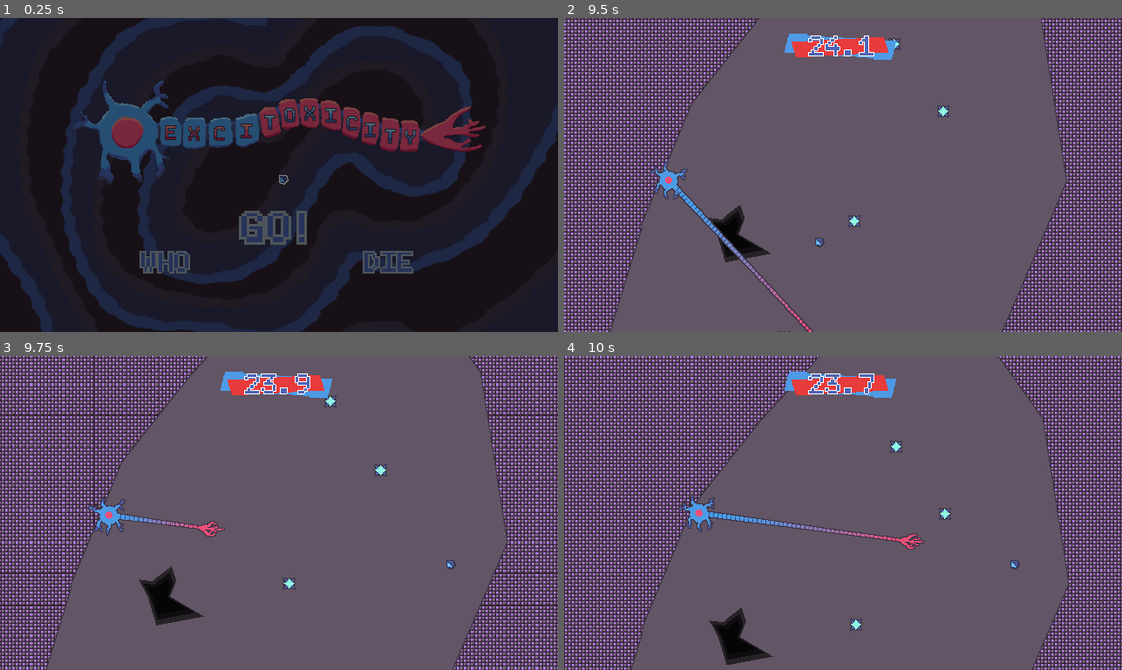
Above: before the commit, frames 1-4 (two rows, left to right).
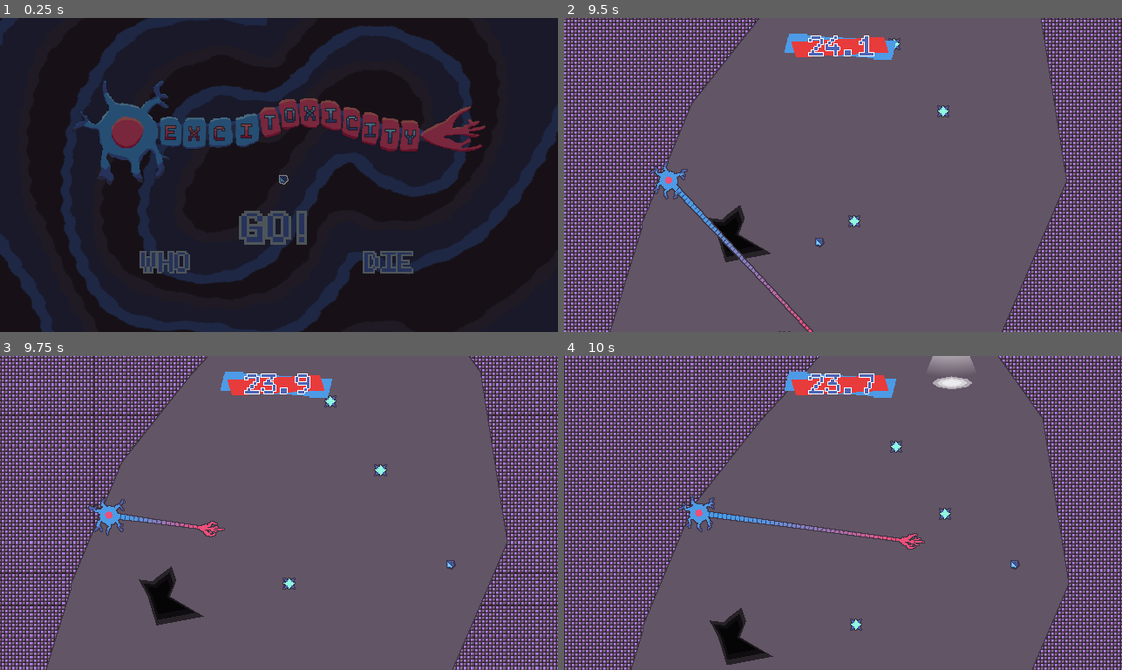
Above: after the commit, the same moments.

Repository: bnhrl/MomentumIsEverythingCountDown
Game: Godot game, scene res://Game/MainMenu/main_menu.tscn
Same seed, same stepped clock (60 frames per second), same inputs: the game is played once before the commit and once after it.
Inputs (mouse positions are in pixels of both pictures, inside the frame that each line leads up to):
- Up to frame 1 (0.25 s): no input
- Up to frame 2 (9.5 s): move the mouse to (831, 225) at 0.52 s; hold D (right) 0.53-1.28 s; click (831, 225) at 0.6 s; move the mouse to (625, 291) at 1.27 s; hold S (down) 1.28-2.03 s; click (625, 291) at 1.35 s; move the mouse to (876, 149) at 2.02 s; hold D (right) 2.03-2.78 s; click (876, 149) at 2.1 s; move the mouse to (815, 237) at 2.77 s; hold W (up) 2.78-3.53 s; click (815, 237) at 2.85 s; move the mouse to (1010, 222) at 3.52 s; hold A (left) 3.53-5.03 s; click (1010, 222) at 3.6 s; tap Escape (escape) at 4.15 s; move the mouse to (675, 127) at 4.27 s; click (675, 127) at 4.35 s; move the mouse to (870, 175) at 5.02 s; hold S (down) 5.03-5.78 s; click (870, 175) at 5.1 s; move the mouse to (759, 96) at 5.77 s; hold D (right) 5.78-6.53 s; click (759, 96) at 5.85 s; move the mouse to (965, 159) at 6.52 s; hold W (up) 6.53-7.28 s; click (965, 159) at 6.6 s; move the mouse to (731, 190) at 7.27 s; hold D (right) 7.28-8.03 s; click (731, 190) at 7.35 s; move the mouse to (898, 105) at 8.02 s; hold S (down) 8.03-8.78 s; click (898, 105) at 8.1 s; move the mouse to (815, 237) at 8.77 s; hold A (left) from 8.78 s (still down); click (815, 237) at 8.85 s
- Up to frame 3 (9.75 s): move the mouse to (446, 560) at 9.52 s; release A (left) at 9.53 s; hold W (up) from 9.53 s (still down); click (446, 560) at 9.6 s
- Up to frame 4 (10 s): keep holding W (up)

Frames 1-3 are identical in both runs. In frame 4, 0.5% of the frame differs, in the area x 65-74%, y 0-11%.

Commit message:
Added level completion and progression (foundation)

Diff:
--- /dev/null
+++ b/Game/CompletionZone/completion_zone.gd
@@ -0,0 +1,11 @@
+class_name CompletionZone extends Node2D
+
+
+var completed := false
+signal level_completed
+func _on_detection_zone_body_entered(body: Node2D) -> void:
+	if completed: return
+
+	if body is Player:
+		level_completed.emit()
+		completed = true
--- /dev/null
+++ b/Game/CompletionZone/completion_zone.tscn
@@ -0,0 +1,46 @@
+[gd_scene format=3 uid="uid://b4ofsy8drss"]
+
+[ext_resource type="Script" uid="uid://beaqpgynns5i8" path="res://Game/CompletionZone/completion_zone.gd" id="1_7myse"]
+
+[sub_resource type="Gradient" id="Gradient_y3eqn"]
+offsets = PackedFloat32Array(0.25520834, 1)
+colors = PackedColorArray(1, 1, 1, 0.84300005, 1, 1, 1, 0)
+
+[sub_resource type="GradientTexture2D" id="GradientTexture2D_c6smh"]
+gradient = SubResource("Gradient_y3eqn")
+fill = 1
+fill_from = Vector2(0.5238908, 0.03242321)
+fill_to = Vector2(0.49658704, 1)
+
+[node name="CompletionZone0" type="Node2D" unique_id=241888325]
+script = ExtResource("1_7myse")
+
+[node name="DetectionZone" type="Area2D" parent="." unique_id=1234830432]
+
+[node name="Collision" type="CollisionPolygon2D" parent="DetectionZone" unique_id=2009298898]
+scale = Vector2(2, 2)
+polygon = PackedVector2Array(-11, 0, -8, -3, 0, -5, 9, -3, 12, 0, 9, 3, 0, 5, -8, 3)
+
+[node name="Beam" type="Polygon2D" parent="." unique_id=2021886485]
+z_index = 2
+position = Vector2(-51, -70)
+scale = Vector2(1.5, 1)
+texture = SubResource("GradientTexture2D_c6smh")
+polygon = PackedVector2Array(14, 60, 22, 68.826, 34, 72.826, 46, 68.826, 54, 61, 37, -1, 34, -2, 31, -1)
+
+[node name="Pad0" type="Polygon2D" parent="." unique_id=159621876]
+scale = Vector2(2, 1.5)
+color = Color(1, 1, 1, 0.5)
+polygon = PackedVector2Array(-11, 0, -8, -3, 0, -5, 9, -3, 12, 0, 9, 3, 0, 5, -8, 3)
+
+[node name="Pad1" type="Polygon2D" parent="." unique_id=990602762]
+scale = Vector2(1.5, 1.125)
+color = Color(1, 1, 1, 0.5)
+polygon = PackedVector2Array(-11, 0, -8, -3, 0, -5, 9, -3, 12, 0, 9, 3, 0, 5, -8, 3)
+
+[node name="Pad2" type="Polygon2D" parent="." unique_id=1580957078]
+scale = Vector2(1, 0.75)
+color = Color(1, 1, 1, 0.5)
+polygon = PackedVector2Array(-11, 0, -8, -3, 0, -5, 9, -3, 12, 0, 9, 3, 0, 5, -8, 3)
+
+[connection signal="body_entered" from="DetectionZone" to="." method="_on_detection_zone_body_entered"]
--- a/Game/DeathPits/death_pit.gd
+++ b/Game/DeathPits/death_pit.gd
@@ -33,5 +33,5 @@
 func _process_falling() -> void:
 	for body in fall_area.get_overlapping_bodies():
 		if body is Player:
-			if body.get_momentum() < momentum_required:
+			if body.get_momentum() < momentum_required and body.grappled_object == null:
 				body.die("Pit")
--- a/Game/Levels/Level1/level_1.tscn
+++ b/Game/Levels/Level1/level_1.tscn
@@ -6,6 +6,7 @@
 [ext_resource type="PackedScene" uid="uid://b26pe4dttgfvl" path="res://Game/DeathPits/death_pit.tscn" id="5_13qiw"]
 [ext_resource type="PackedScene" uid="uid://bjng875ivkyon" path="res://Game/Enemies/BEAmoeba/b_e_amoeba.tscn" id="5_31qma"]
 [ext_resource type="PackedScene" uid="uid://d3xhd06mdlv8l" path="res://Game/Enemies/WhiteBloodCell/white_blood_cell.tscn" id="6_31qma"]
+[ext_resource type="PackedScene" uid="uid://b4ofsy8drss" path="res://Game/CompletionZone/completion_zone.tscn" id="7_ydpy7"]
 
 [sub_resource type="NavigationPolygon" id="NavigationPolygon_13qiw"]
 vertices = PackedVector2Array(92.52344, -29.273438, 92.046875, -28.117188, 36, -31.601563, 36, -32.890625, 248.60156, 6 …(549 unchanged characters)…
@@ -64,3 +65,6 @@
 
 [node name="WhiteBloodCell" parent="Enemies" parent_id_path=PackedInt32Array(1295879779) index="1" unique_id=2037352091 instance=ExtResource("6_31qma")]
 position = Vector2(442, 39)
+
+[node name="CompletionZone0" parent="CompletionZones" parent_id_path=PackedInt32Array(1863227345) index="0" unique_id=241888325 instance=ExtResource("7_ydpy7")]
+position = Vector2(450, -309)
--- a/Game/Levels/_Base/level.gd
+++ b/Game/Levels/_Base/level.gd
@@ -5,11 +5,13 @@
 func _ready() -> void:
 	if Engine.is_editor_hint(): return
 
+	_ready_completion_zones()
+	exiting_label.add_theme_color_override("font_outline_color", outline_color)
+
 	Camera.set_bounds($Bounds.position, $Bounds.size + $Bounds.position)
 	PlayerManager.add_player(self)
 	PlayerManager.player.died.connect(player_dead)
 	RenderingServer.global_shader_parameter_set("outline_color", outline_color)
-	exiting_label.add_theme_color_override("font_outline_color", outline_color)
 
 const EXITING := 1.0
 var exiting := EXITING
@@ -53,6 +55,10 @@
 func get_player_spawn_point() -> Vector2:
 	return $PlayerSpawnPoint.global_position
 
+func _ready_completion_zones() -> void:
+	for child: Node in $CompletionZones.get_children():
+		if child is CompletionZone: child.level_completed.connect(level_completed)
+
 func _on_count_down_timer_expired() -> void:
 	Effects.intensify()
 
@@ -60,3 +66,8 @@
 	await Scenes._fade_in(0.25)
 	get_tree().reload_current_scene()
 	Scenes._fade_out(0.25)
+
+func level_completed() -> void:
+	var lvl := name.replacen("Level","")
+	Scenes.level_completed(int(lvl))
+	Scenes.swap_scene("Level Select")
--- a/Game/Levels/_Base/level.tscn
+++ b/Game/Levels/_Base/level.tscn
@@ -61,4 +61,6 @@
 
 [node name="Enemies" type="Node" parent="." unique_id=1295879779]
 
+[node name="CompletionZones" type="Node" parent="." unique_id=1863227345]
+
 [connection signal="expired" from="CountDownTimer" to="." method="_on_count_down_timer_expired"]
--- a/_Globals/Scenes/_Scenes.gd
+++ b/_Globals/Scenes/_Scenes.gd
@@ -2,6 +2,7 @@
 
 func _ready() -> void:
 	_fade_out()
+
 
 
 const SCENES: Dictionary[String, PackedScene] = {
@@ -21,6 +22,7 @@
 	get_tree().change_scene_to_packed(scene)
 	await _fade_out()
 
+@onready var fade: ColorRect = $Fade
 func _fade_in(time := 0.5) -> Signal:
 	var tween := create_tween()
 	fade.show()
@@ -32,4 +34,10 @@
 	tween.tween_property(fade, "modulate:a", 0.0, time).from(1.0)
 	tween.tween_property(fade, "visible", false, 0.0)
 	return tween.finished
-@onready var fade: ColorRect = $Fade
+
+
+
+var current_level := 1
+func level_completed(level: int) -> void:
+	if level >= current_level:
+		current_level += 1
Not shown, added: Game/CompletionZone/completion_zone.gd.uid
